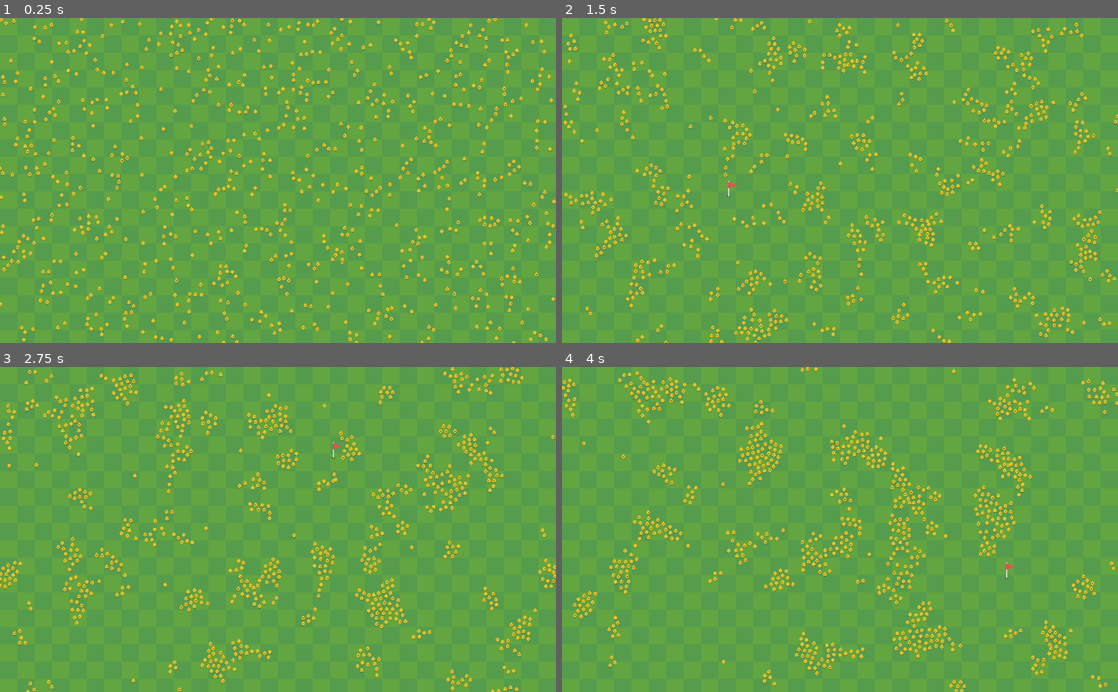
Above: before the commit, frames 1-4 (two rows, left to right).
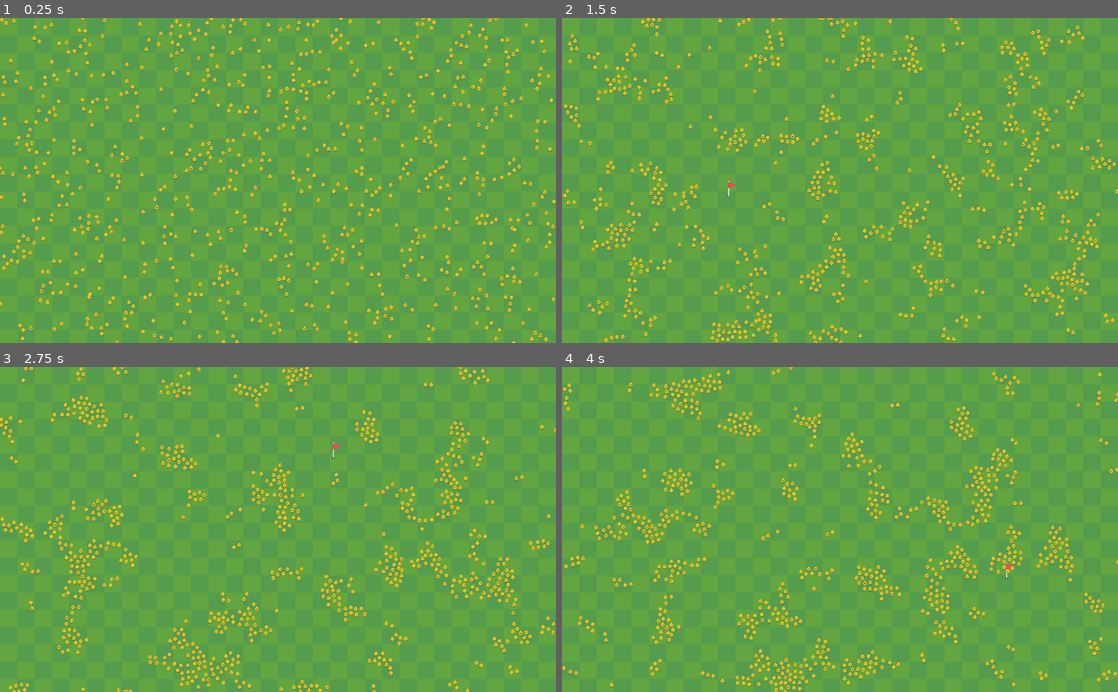
Above: after the commit, the same moments.

Repository: kyrick/godot-boids-acceleration-structure
Game: Godot game, scene res://Levels/RandomSpawn/RandomSpawn.tscn
Same seed, same stepped clock (60 frames per second), same inputs: the game is played once before the commit and once after it. The project has no main scene, so this scene is started directly.
Inputs (mouse positions are in pixels of both pictures, inside the frame that each line leads up to):
- Up to frame 1 (0.25 s): no input
- Up to frame 2 (1.5 s): move the mouse to (962, 164) at 0.52 s; click (962, 164) at 0.67 s; move the mouse to (728, 196) at 1.27 s; click (728, 196) at 1.42 s
- Up to frame 3 (2.75 s): move the mouse to (333, 458) at 2.02 s; click (333, 458) at 2.17 s
- Up to frame 4 (4 s): move the mouse to (812, 594) at 2.77 s; click (812, 594) at 2.92 s; move the mouse to (1006, 578) at 3.52 s; click (1006, 578) at 3.67 s

The runs differ from the first frame. In frame 1, 3.6% of the frame differs, in the area x 0-100%, y 0-100%; in frame 2, 10%; in frame 3, 11%; in frame 4, 11%.

Commit message:
optimize?...

Diff:
--- a/Actors/Boid/Boid.gd
+++ b/Actors/Boid/Boid.gd
@@ -8,13 +8,9 @@
 export(float) var view_distance: = 50.0
 export(float) var avoid_distance: = 20.0
 
-
-var _width = ProjectSettings.get_setting("display/window/size/width")
-var _height = ProjectSettings.get_setting("display/window/size/height")
-
 onready var screen_size = get_viewport_rect().size
 
-var _flock: = [] setget set_flock, get_flock
+var _prev_point = null
 
 var _mouse_target: Vector2
 var _velocity: Vector2
@@ -39,7 +35,8 @@
 func _physics_process(delta):
 
 	if _accel_struct != null:
-		var flock = _accel_struct.get_bodies(self)
+		var scaled_point = _accel_struct.scale_point(position)
+		var flock = _accel_struct.get_bodies(self, scaled_point)
 
 		var mouse_vector = Vector2.ZERO
 		if _mouse_target != Vector2.INF:
@@ -59,7 +56,7 @@
 
 		translate(_velocity * delta)
 		wrap_screen()
-		_accel_struct.update_body(self)
+		_prev_point = _accel_struct.update_body(self, scaled_point, _prev_point)
 
 
 func get_flock_status(flock: Array):
@@ -95,17 +92,9 @@
 
 func get_random_target():
 	randomize()
-	return Vector2(rand_range(0, _width), rand_range(0, _height))
+	return Vector2(rand_range(0, screen_size.x), rand_range(0, screen_size.y))
 
 
 func wrap_screen():
 	position.x = wrapf(position.x, 0, screen_size.x)
 	position.y = wrapf(position.y, 0, screen_size.y)
-
-
-func set_flock(flock: Array) -> void:
-	_flock = flock
-
-
-func get_flock() -> Array:
-	return _flock
--- a/Levels/RandomSpawn/RandomSpawn.gd
+++ b/Levels/RandomSpawn/RandomSpawn.gd
@@ -8,7 +8,6 @@
 
 var _width = ProjectSettings.get_setting("display/window/size/width")
 var _height = ProjectSettings.get_setting("display/window/size/height")
-var _boids: Array
 var _accel_struct: AccelStruct
 
 func _ready():
@@ -18,11 +17,13 @@
 	for _i in range(boids):
 		randomize()
 		var boid = Boid.instance()
+		var init_pos: = Vector2(rand_range(0, _width), rand_range(0, _height))
+		boid.position = init_pos
+		var scaled = _accel_struct.scale_point(init_pos)
+		boid._prev_point = scaled
+		_accel_struct.add_body(boid, scaled)
 		boid._accel_struct = _accel_struct
-		boid.position = Vector2(rand_range(0, _width), rand_range(0, _height))
 		add_child(boid)
-		_boids.append(boid)
-		_accel_struct.add_body(boid)
 
 
 #func _physics_process(_delta):
--- a/Nodes/AccelStruct/AccelStructure.gd
+++ b/Nodes/AccelStruct/AccelStructure.gd
@@ -29,7 +29,7 @@
 	return int(floor(point / _scale))
 
 
-func _scale_point(vector: Vector2) -> Vector2:
+func scale_point(vector: Vector2) -> Vector2:
 	return(vector / _scale).floor()
 
 
@@ -37,10 +37,7 @@
 	return body.position
 
 
-func add_body(body: Node2D) -> void:
-
-	var center: = _get_body_position(body)
-	var scaled_point: = _scale_point(center)
+func add_body(body: Node2D, scaled_point: Vector2) -> void:
 
 	if scaled_point.x < x_min:
 		scaled_point.x = x_min
@@ -52,31 +49,37 @@
 	elif scaled_point.y > y_max:
 		scaled_point.y = y_max
 
-	_map[body.name] = scaled_point
-	_cells[int(scaled_point.x)][int(scaled_point.y)].append(body)
+	_cells[scaled_point.x][scaled_point.y].append(body)
 
 
-func update_body(body: Node2D) -> void:
-	var prev_point: Vector2 = _map[body.name]
+func remove_body(body: Node2D, scaled_point: Vector2) -> void:
+	var loc: int = _cells[scaled_point.x][scaled_point.y].find(body)
+	if loc == -1:
+		print("shit")
+	_cells[scaled_point.x][scaled_point.y].remove(loc)
 
-	var scaled_point: = _scale_point(_get_body_position(body))
+
+func update_body(body: Node2D, scaled_point: Vector2, prev_point: Vector2) -> Vector2:
 
 	if prev_point.x != scaled_point.x or prev_point.y != scaled_point.y:
-		var loc: int = _cells[prev_point.x][prev_point.y].find(body)
-		_cells[prev_point.x][prev_point.y].remove(loc)
-		add_body(body)
+		remove_body(body, prev_point)
+		add_body(body, scaled_point)
+		return scaled_point
+	else:
+		return prev_point
 
 
-func get_bodies(body: Node2D):
+func get_bodies(body: Node2D, scaled_point: Vector2):
 	var center: = _get_body_position(body)
-	var point: = _scale_point(center)
 
-	var x = point.x
+	var x = scaled_point.x
+	var y = scaled_point.y
+
 	if x < x_min:
 		x = x_min
 	elif x > x_max:
 		x = x_max
-	var y = point.y
+
 	if y < y_min:
 		y = y_min
 	elif y > y_max:
